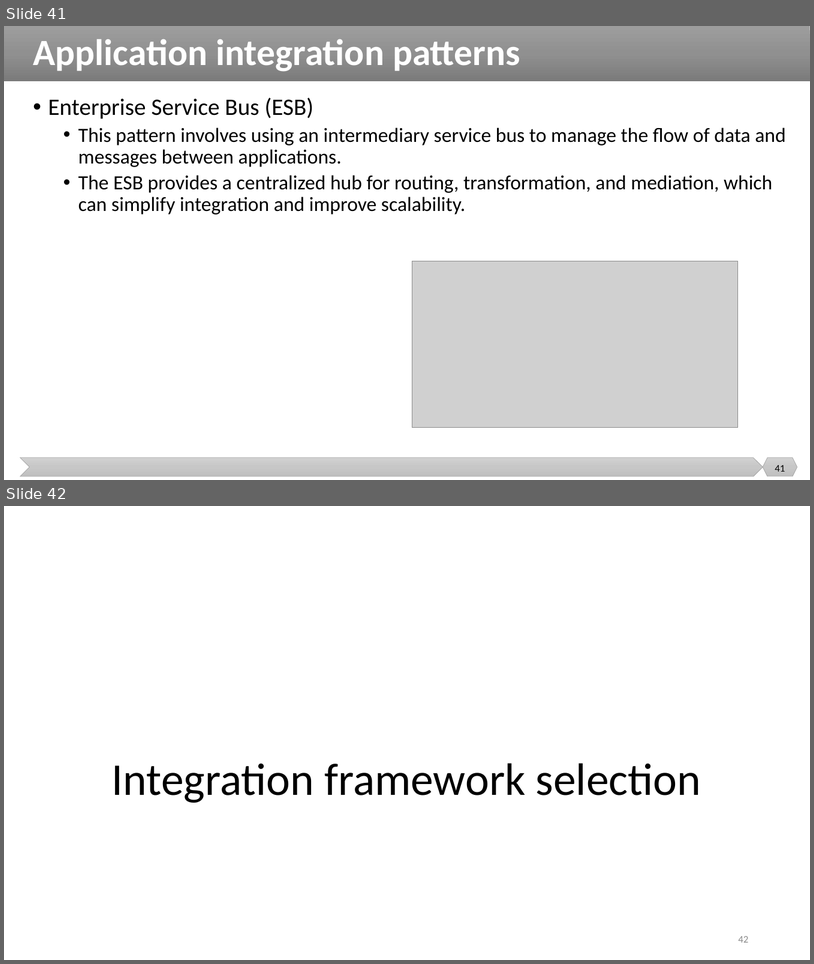
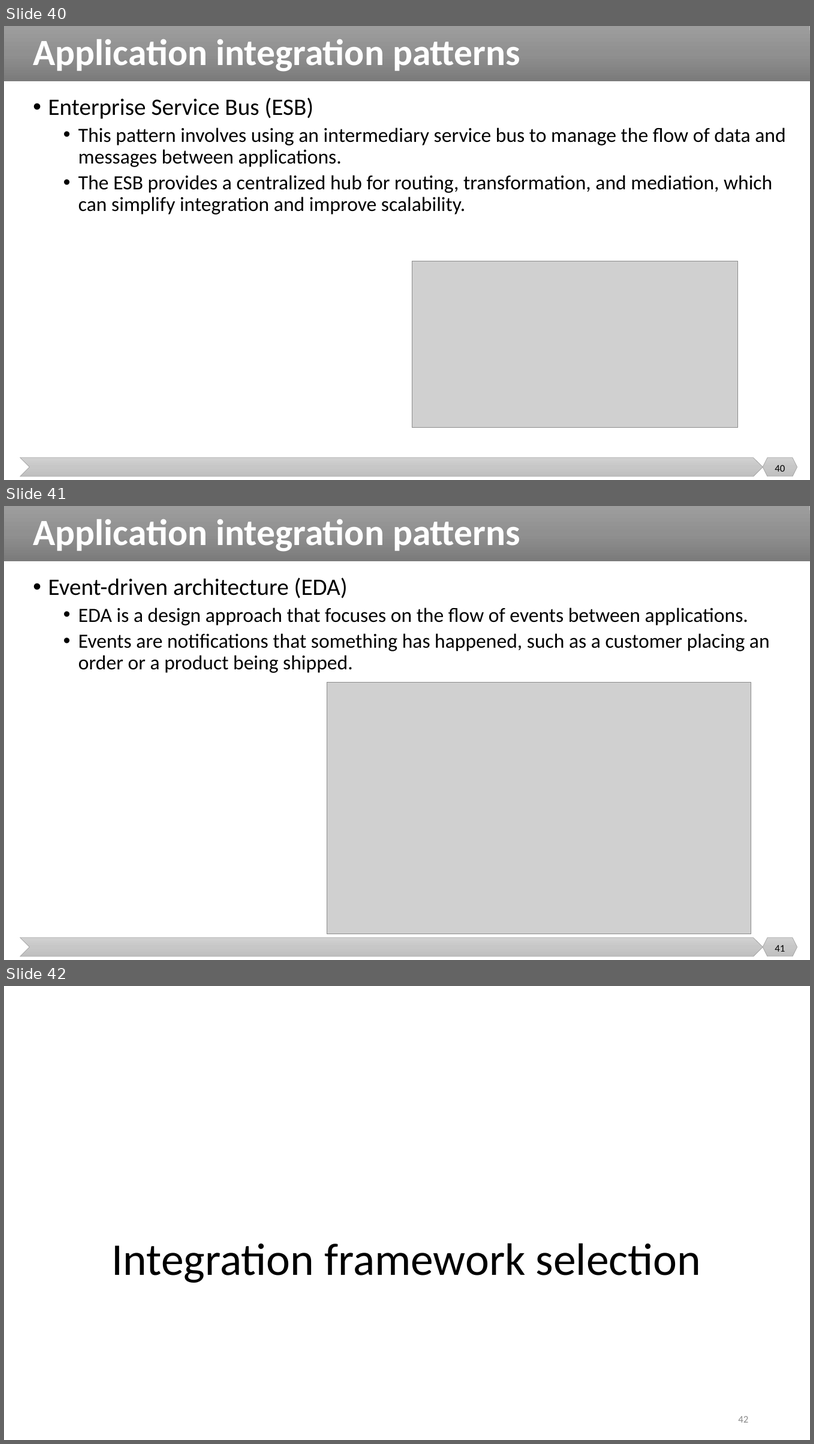
Before and after one commit to malenezi/malenezi, a slide deck: SE495/Lectures/6-Integration Patterns and Frameworks/Integration Patterns and Frameworks.pptx. Shown one above the other, each under a label of ours: slides 41 and 42 before the commit, slides 40, 41 and 42 after it. The pictures are 814x964 and 814x1444 pixels, drawn with LibreOffice and Linux fonts; fonts in the diff are those of the drawing; grey boxes stand for pictures. Boxes give left, top, right and bottom in pixels: in the first picture for what was removed or moved away, otherwise in the second. Text is boxed around its words. In the diff, an @@ line names an element or a change of style, - is before the commit and + after.

```diff
--- a/SE495/Lectures/6-Integration Patterns and Frameworks/Integration Patterns and Frameworks.pptx
+++ b/SE495/Lectures/6-Integration Patterns and Frameworks/Integration Patterns and Frameworks.pptx
@@ slide 41 added at (x1=4, y1=506, x2=810, y2=960), background #FFFFFF; not listed: 3 template elements that a slide beside it also shows @@
@@ title added at (x1=33, y1=519, x2=521, y2=551), 44 pt, text #FFFFFF, bold @@
+Application integration patterns
@@ text added at (x1=48, y1=577, x2=770, y2=673), 24 pt, text #000000 @@
+• Event-driven architecture (EDA)
+  • EDA is a design approach that focuses on the flow of events between applications.
+  • Events are notifications that something has happened, such as a customer placing an order or a product being shipped.
@@ picture added at (x1=327, y1=682, x2=752, y2=934) @@
@@ page number added at (x1=775, y1=945, x2=785, y2=951), 12 pt, text #000000 @@
+41
@@ what was slide 41 is now slide 40 @@
@@ page number at (x1=775, y1=465, x2=785, y2=471): text changed @@
-41
+40
```
Also in this commit, not shown: 1 slide changed, 6 other slides added, 1 slide removed.
